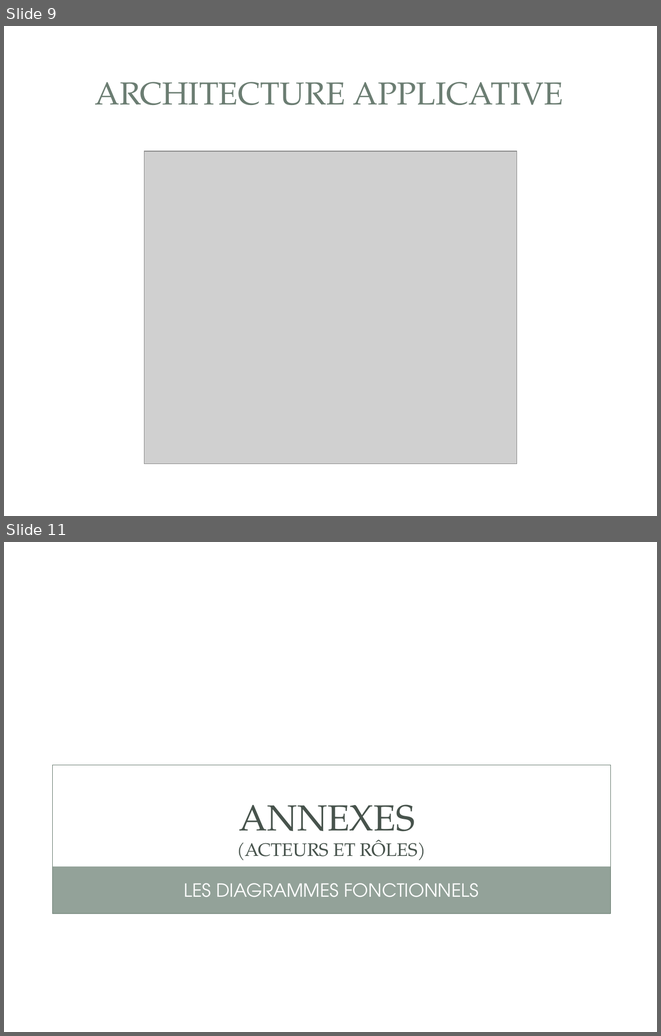
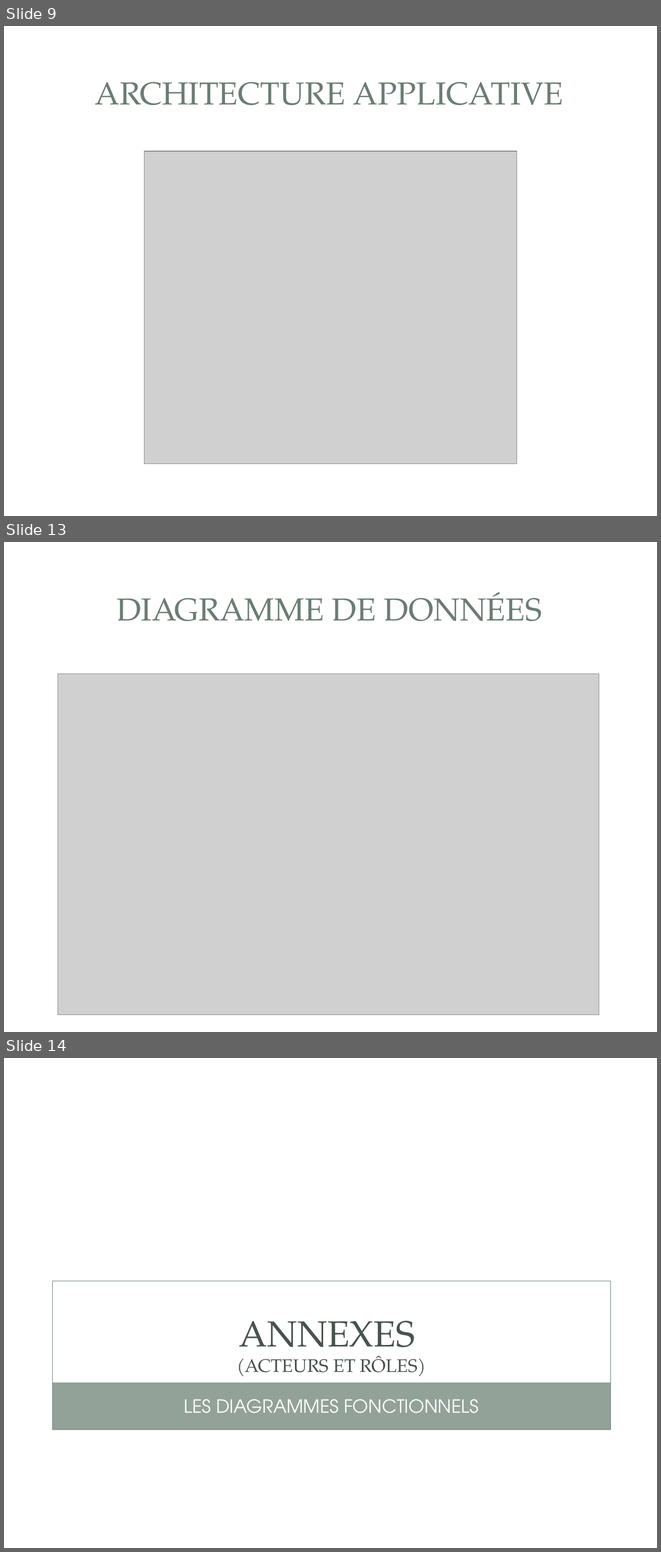
Before and after one commit to gestionsAbsences/gestionAbsences, a slide deck: Projet/Projet de fin de fomation - Fred.ppt. Shown one above the other, each under a label of ours: slides 9 and 11 before the commit, slides 9, 13 and 14 after it; the slides between them are not shown. The pictures are 661x1036 and 661x1552 pixels, drawn with LibreOffice and Linux fonts; fonts in the diff are those of the drawing; grey boxes stand for pictures; background and template pictures are left out. Boxes give left, top, right and bottom in pixels: in the first picture for what was removed or moved away, otherwise in the second. Text is boxed around its words. In the diff, an @@ line names an element or a change of style, - is before the commit and + after.

```diff
--- a/Projet/Projet de fin de fomation - Fred.ppt
+++ b/Projet/Projet de fin de fomation - Fred.ppt
@@ slide 13 added at (4, 542, 657, 1032), background picture (left out); not listed: 2 template elements that a slide beside it also shows @@
@@ title added at (117, 592, 542, 621), 35 pt, text #6B7D72 @@
+DIAGRAMME DE DONNÉES
@@ picture added at (58, 674, 600, 1015) @@
@@ what was slide 11 is now slide 14 @@
```
Also in this commit, not shown: 3 other slides added, 1 slide removed, 5 other files.
